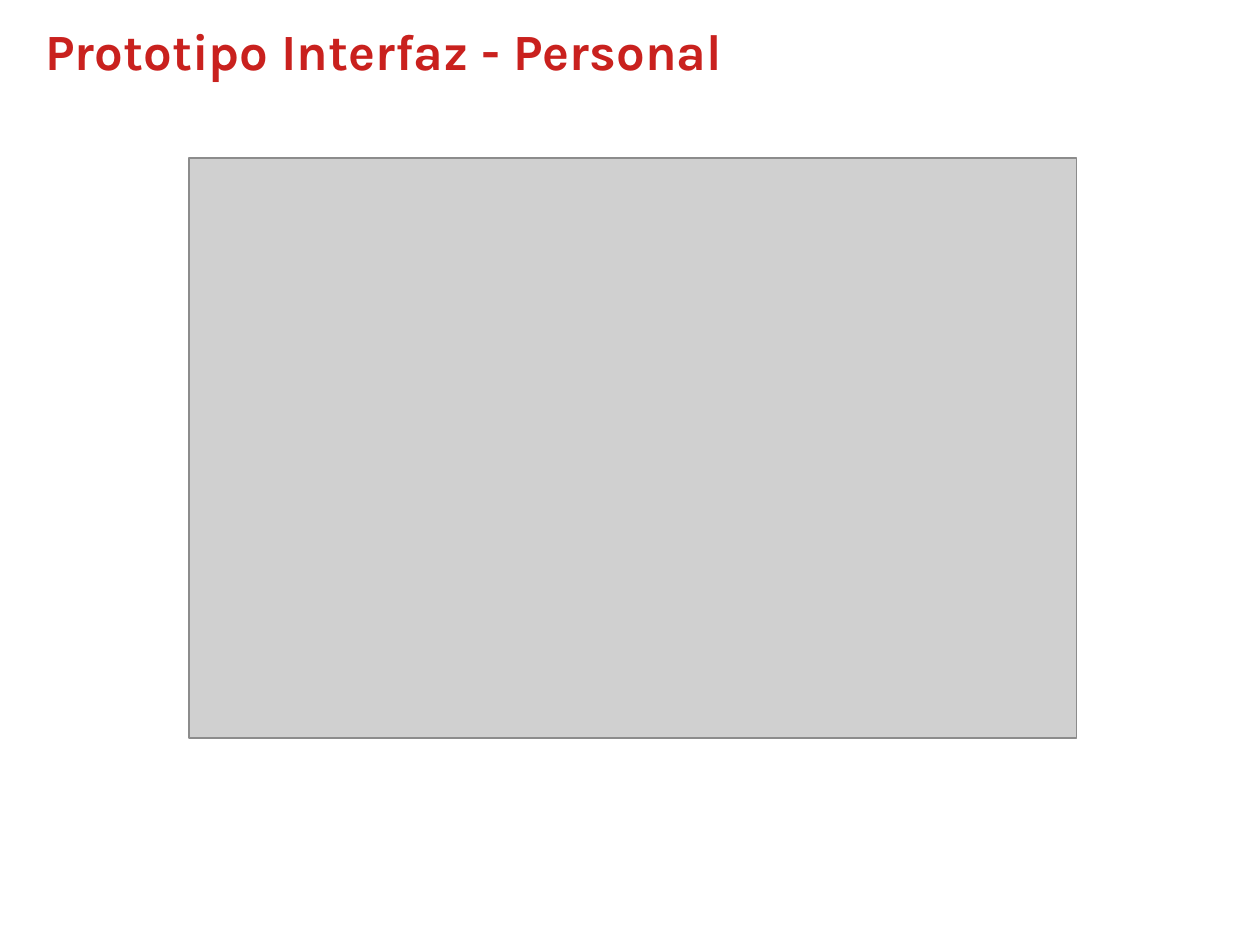
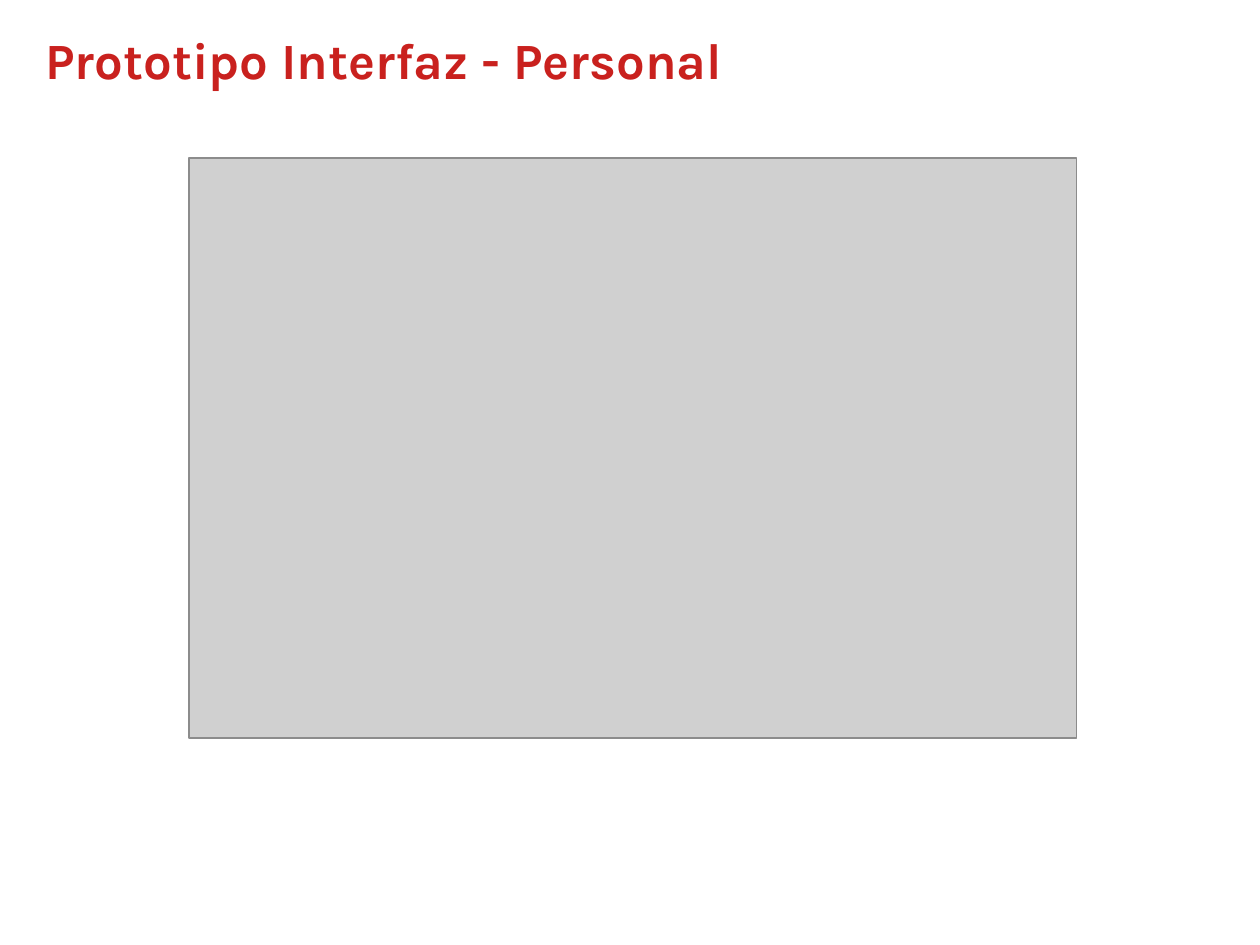
Before and after one commit to Juanba1998/APP-Restaurante, a slide deck: slide 8 of Material/Presentación/Presentacion Final.pptx. Drawn at 1260x945 pixels with LibreOffice and Linux fonts; fonts in the diff are those of the drawing; grey boxes stand for pictures. Boxes give left, top, right and bottom in pixels: in the first picture for what was removed or moved away, otherwise in the second. Text is boxed around its words. In the diff, an @@ line names an element or a change of style, - is before the commit and + after.

```diff
--- a/Material/Presentación/Presentacion Final.pptx
+++ b/Material/Presentación/Presentacion Final.pptx
@@ text "Prototipo Interfaz - Personal": place and size @@
-text "Prototipo Interfaz - Personal" at (45, 34, 723, 82)
+text "Prototipo Interfaz - Personal" at (45, 43, 722, 91)
```
Also in this commit, not shown: 10 other slides changed, 1 slide added, 1 slide removed.
